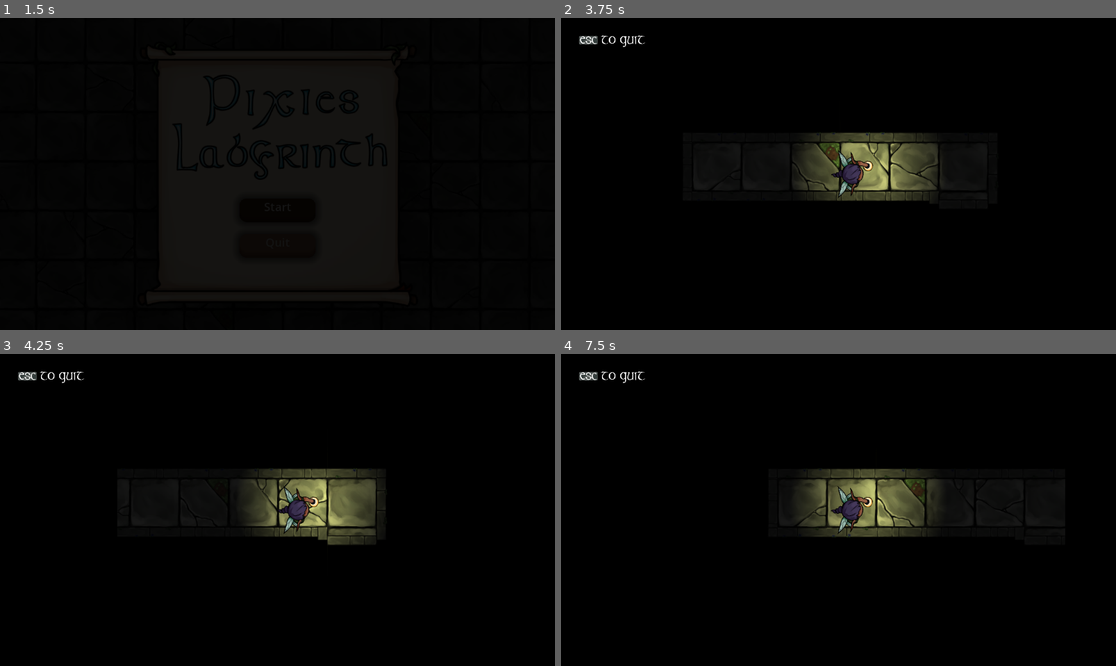
Above: before the commit, frames 1-4 (two rows, left to right).
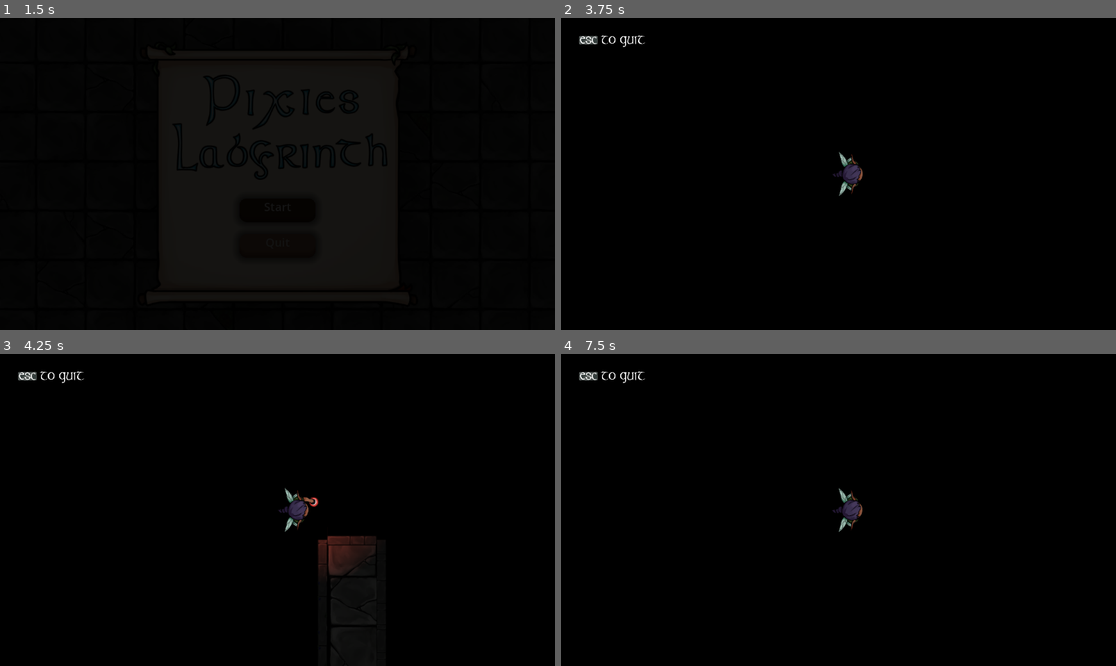
Above: after the commit, the same moments.

Repository: ajitrskul/Chillennium-Game-Jam-2025
Game: Godot game, scene res://scenes/main_menu.tscn
Same seed, same stepped clock (60 frames per second), same inputs: the game is played once before the commit and once after it.
Inputs:
- Up to frame 1 (1.5 s): click "Start" at 0.5 s; click "Start" at 1.25 s
- Up to frame 2 (3.75 s): hold D (move_right) 2.03-2.78 s; hold F (interact) 2.03-2.78 s; hold S (move_down) 2.78-3.53 s; tap 3 (swap_blue) at 2.85 s; hold D (move_right) from 3.53 s (still down); tap 2 (swap_red) at 3.6 s
- Up to frame 3 (4.25 s): keep holding D (move_right)
- Up to frame 4 (7.5 s): release D (move_right) at 4.28 s; hold W (move_up) 4.28-5.03 s; tap 1 (swap_yellow) at 4.35, 7.35 s; hold F (interact) 5.03-5.78 s; hold A (move_left) 5.03-6.53 s; tap 3 (swap_blue) at 5.85 s; hold S (move_down) 6.53-7.28 s; tap 2 (swap_red) at 6.6 s; hold D (move_right) from 7.28 s (still down)

Frame 1 is identical in both runs. In frame 2, 4.6% of the frame differs, in the area x 41-70%, y 36-59%; in frame 3, 5.4%, in the area x 43-70%, y 36-80%; in frame 4, 4.7%.

Commit message:
More bug fixes

Diff:
--- a/chillennium-2025/scenes/level-1.tscn
+++ b/chillennium-2025/scenes/level-1.tscn
@@ -353,7 +353,7 @@
 tile_set = SubResource("TileSet_7o8q4")
 
 [node name="yellow-walls" type="TileMapLayer" parent="."]
-modulate = Color(0.109804, 0.109804, 0.109804, 1)
+modulate = Color(0.121569, 0.121569, 0.121569, 1)
 material = SubResource("CanvasItemMaterial_wmcey")
 tile_map_data = PackedByteArray("AAACAAAAAAAAAAAAAAD+////AAAAAAAAAFAAAP7/AAAAAAAAADD///7/AAABAAAAADABAP7/AAABAAAAADACAP …(1072 unchanged characters)…
 tile_set = SubResource("TileSet_nexm8")
@@ -363,7 +363,7 @@
 light_mask = 2
 material = SubResource("CanvasItemMaterial_bul2b")
 position = Vector2(11, 1536)
-tile_map_data = PackedByteArray("AAAEAAEABQABAAAAAAAEAAIABQA …(1075 unchanged characters)… EAAAAgAAgABQAAAAAAAAAhAAgABQABAAEAAAAEAPr/BQABAAAAAAAEAPv/BQAAAAAAAAAEAPz/BQABAAAAAFAEAP3/BQAAAAAAAAAEAP7/BQAAAAEAAFAEAAAABQABAAEAAFAEAP//BQABAAAAAGA=")
+tile_map_data = PackedByteArray("AAAEAAEABQABAAAAAAAEAAIABQA …(1075 unchanged characters)… EAAAAgAAgABQAAAAAAAAAhAAgABQABAAEAAAAEAPv/BQAAAAAAAAAEAPz/BQABAAAAAFAEAP3/BQAAAAAAAAAEAP7/BQAAAAEAAFAEAAAABQABAAEAAFAEAP//BQABAAAAAGA=")
 tile_set = SubResource("TileSet_baqb4")
 
 [node name="red-walls" type="TileMapLayer" parent="."]
@@ -371,7 +371,7 @@
 light_mask = 2
 material = SubResource("CanvasItemMaterial_temo3")
 position = Vector2(0, 1536)
-tile_map_data = PackedByteArray("AAADAAEAAAAAAAAAAFAFAAEAAAA …(1760 unchanged characters)… BAAAAAFADAPv/AAABAAAAAFAFAPv/AAAAAAAAAGAFAPr/AAAAAAAAAGADAPr/AAABAAAAAFA=")
+tile_map_data = PackedByteArray("AAADAAEAAAAAAAAAAFAFAAEAAAA …(1760 unchanged characters)… BAAAAAFADAPv/AAABAAAAAFAFAPv/AAAAAAAAAGA=")
 tile_set = SubResource("TileSet_2dr7r")
 
 [node name="all-wall" type="TileMapLayer" parent="."]
--- a/chillennium-2025/scenes/player.tscn
+++ b/chillennium-2025/scenes/player.tscn
@@ -473,10 +473,10 @@
 tracks/1/interp = 1
 tracks/1/loop_wrap = true
 tracks/1/keys = {
-"times": PackedFloat32Array(),
-"transitions": PackedFloat32Array(),
-"update": 0,
-"values": []
+"times": PackedFloat32Array(0),
+"transitions": PackedFloat32Array(1),
+"update": 0,
+"values": [false]
 }
 tracks/2/type = "value"
 tracks/2/imported = false
--- a/chillennium-2025/scripts/player.gd
+++ b/chillennium-2025/scripts/player.gd
@@ -10,7 +10,7 @@
 var current_lantern_num: int = 0
 
 
-var has_red: bool = false
+var has_red: bool = true
 var has_blue: bool = false
 
 @onready var animation_player: AnimationPlayer = $AnimationPlayer
